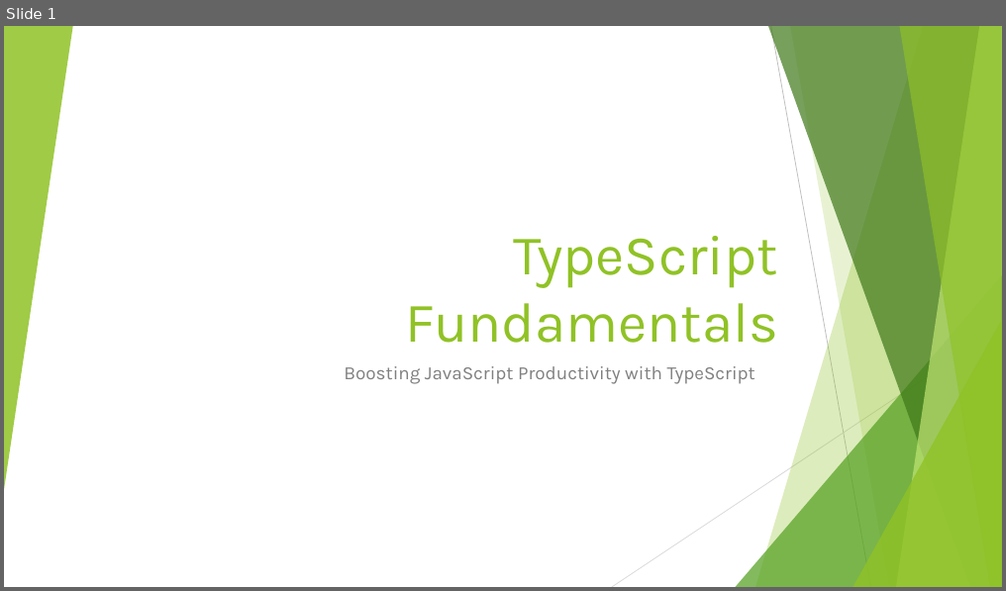
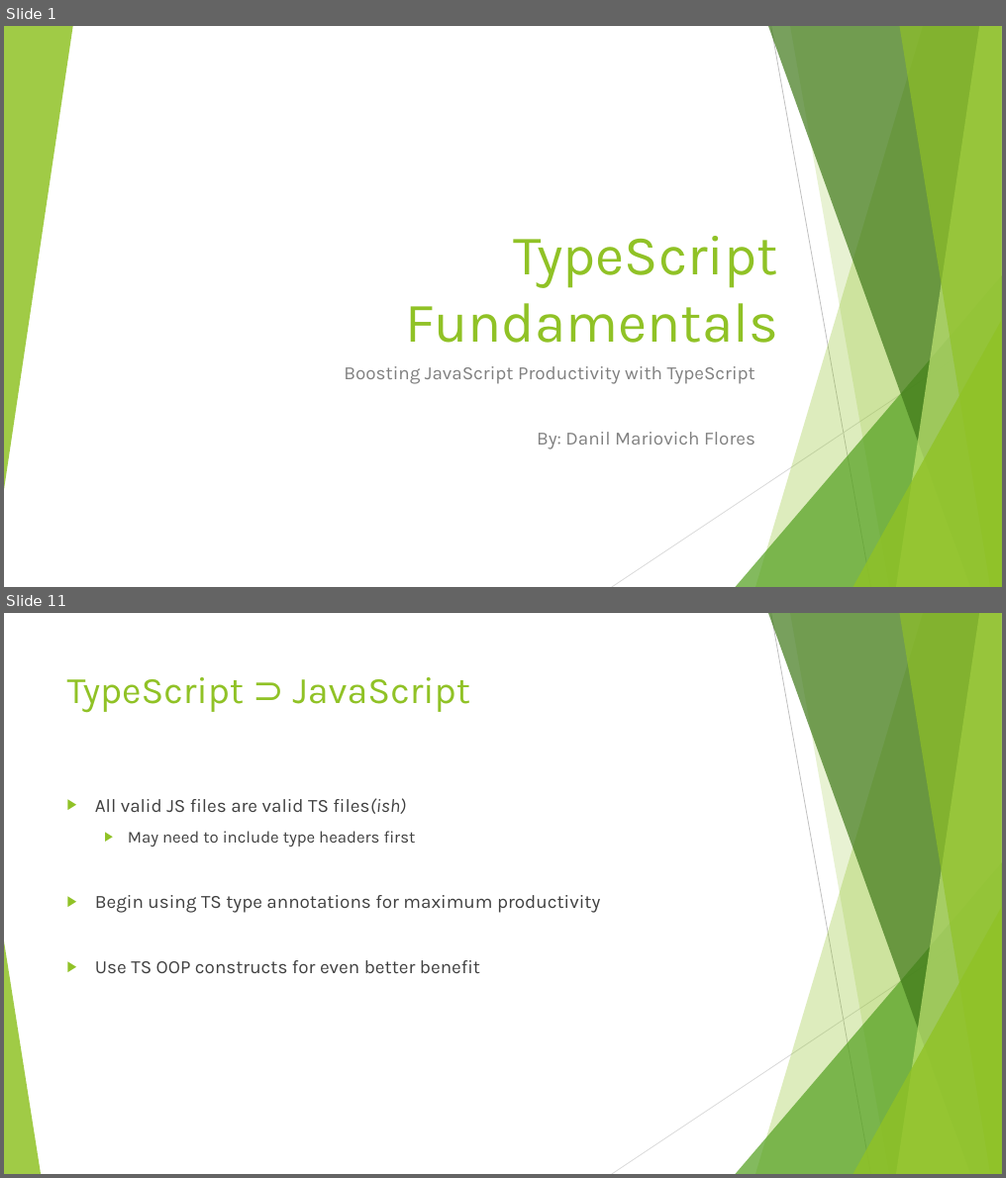
Before and after one commit to dflor003/typescript-fundamentals, a slide deck: Presentation/TypeScriptFundamentals.pptx. Shown one above the other, each under a label of ours: slide 1 before the commit, slides 1 and 11 after it; the slides between them are not shown. The pictures are 1006x591 and 1006x1178 pixels, drawn with LibreOffice and Linux fonts; fonts in the diff are those of the drawing. Boxes give left, top, right and bottom in pixels: in the first picture for what was removed or moved away, otherwise in the second. Text is boxed around its words. In the diff, an @@ line names an element or a change of style, - is before the commit and + after.

Commit message:
DanilF: Wrote up slides on TS intro, basic syntax, modules, interfaces, classes. Added examples for each topic.

```diff
--- a/Presentation/TypeScriptFundamentals.pptx
+++ b/Presentation/TypeScriptFundamentals.pptx
@@ slide 11 added at [4, 613, 1002, 1174], background #FFFFFF; not listed: 9 template elements that a slide beside it also shows @@
@@ title added at [67, 677, 470, 713], 36 pt, text #90C226 @@
+TypeScript ⊃ JavaScript
@@ text added at [95, 798, 600, 973], 18 pt, text #404040 @@
+▶ All valid JS files are valid TS files(ish)
+  ▶ May need to include type headers first
+▶ Begin using TS type annotations for maximum productivity
+▶ Use TS OOP constructs for even better benefit
@@ triangle added at [4, 942, 41, 1174], fill #90C226 at 85% opacity @@
@@ slide 1 changed as well @@
@@ subtitle at [537, 432, 755, 450]: paragraph added @@
+By: Danil Mariovich Flores
```
Also in this commit, not shown: 20 other slides added, 1 slide removed, 17 other files.
